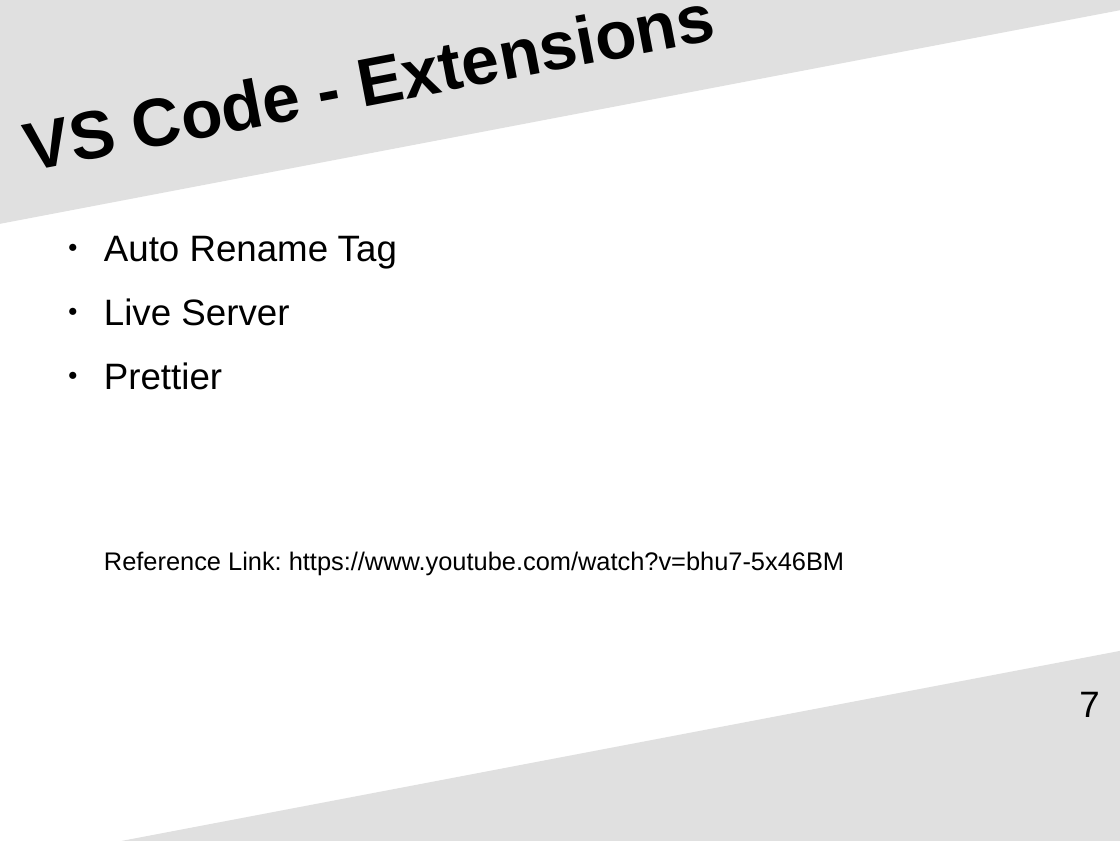
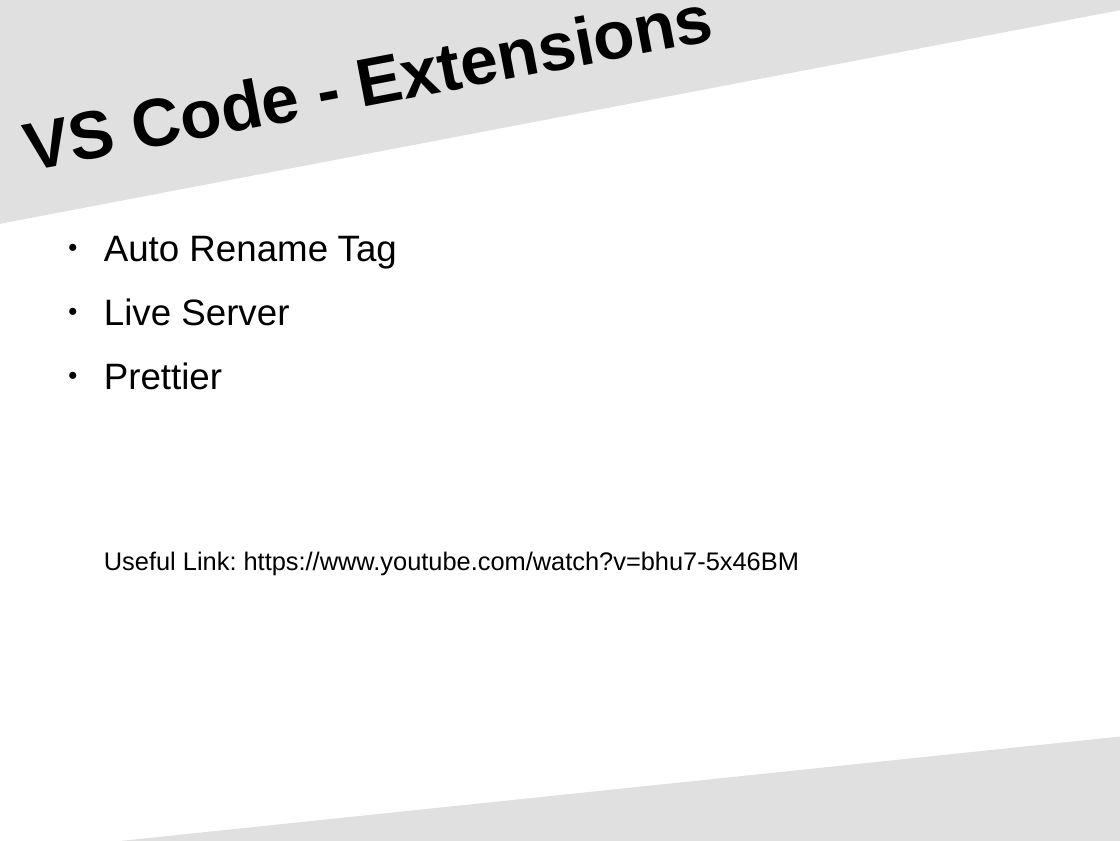
Before and after one commit to rajeshchauhan23102008/documents, a slide deck: slide 7 of src/courses/Javascript - Progress Theme.odp. Drawn at 1120x841 pixels with LibreOffice and Linux fonts; fonts in the diff are those of the drawing. Boxes give left, top, right and bottom in pixels: in the first picture for what was removed or moved away, otherwise in the second. Text is boxed around its words. In the diff, an @@ line names an element or a change of style, - is before the commit and + after.

```diff
--- a/src/courses/Javascript - Progress Theme.odp
+++ b/src/courses/Javascript - Progress Theme.odp
@@ title "VS Code - Extensions" at [30,110,118,168]: size 48 to 47.9 pt @@
@@ text at [104,551,799,575]: text changed @@
-Reference Link: https://www.youtube.com/watch?v=bhu7-5x46BM
+Useful Link: https://www.youtube.com/watch?v=bhu7-5x46BM
@@ page number removed at [1079,691,1099,717] @@
-7
@@ freeform shape: place and size @@
-freeform shape at [122,650,1120,841]
+freeform shape at [122,736,1120,841]
```
Also in this commit, not shown: 6 other slides changed, 4 slides added, 16 other files.
